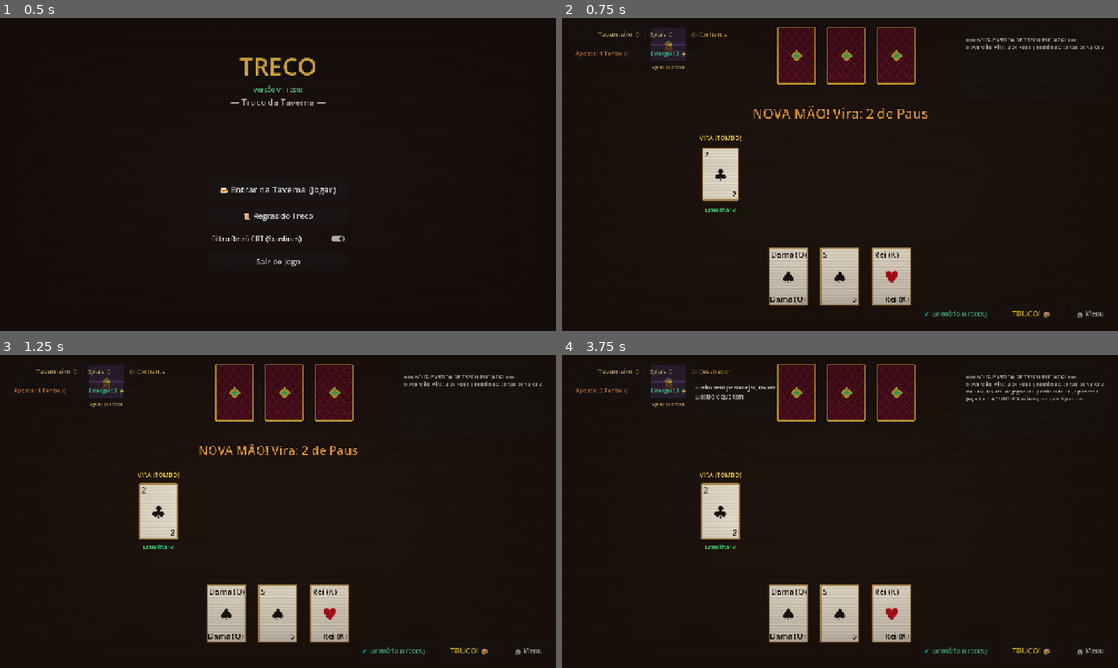
Above: before the commit, frames 1-4 (two rows, left to right).
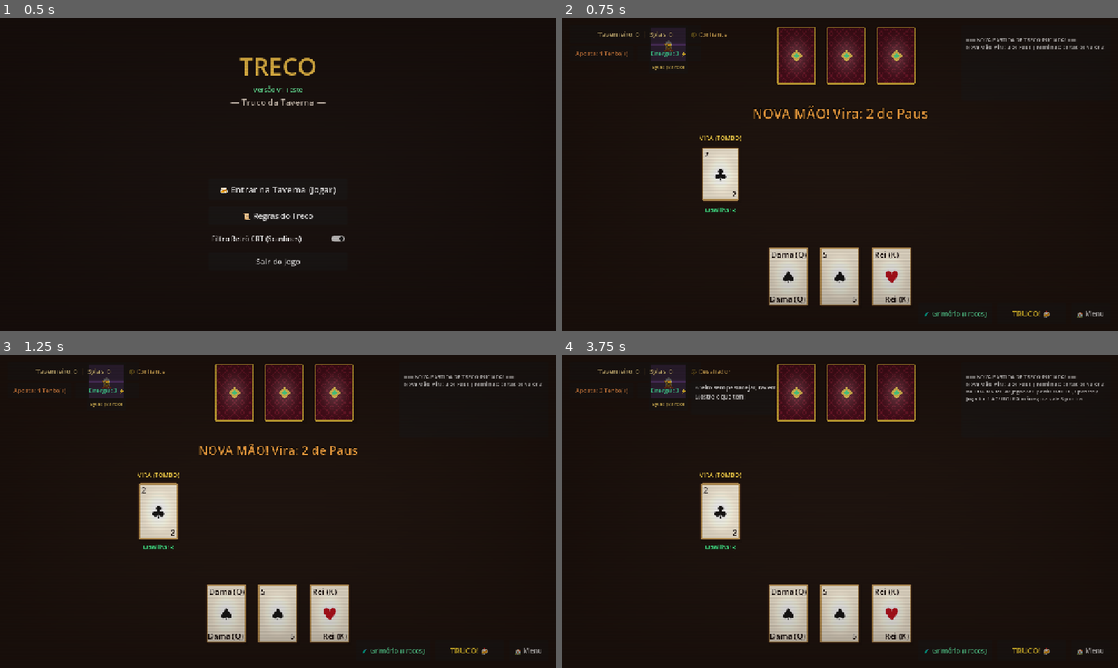
Above: after the commit, the same moments.

Repository: zakkw92/TRECO---THE---GAME
Game: Godot game, scene res://scenes/MainMenu.tscn
Two runs of this game, one before a commit and one after it. Both use one fixed random seed, a clock stepped at 60 frames per second and the inputs below.
Inputs:
- Up to frame 1 (0.5 s): no input
- Up to frame 2 (0.75 s): click "🍻 Entrar na Taverna (Jogar)" at 0.5 s
- Up to frame 3 (1.25 s): no input
- Up to frame 4 (3.75 s): click "🧪 Grimório (Trecos)" at 1.25 s; click "TRUCO! 🍻" at 2 s; click "🧪 Grimório (Trecos)" at 2.75 s; click "Fechar Grimório" at 3.5 s

Frame 1 is identical in both runs. In frame 2, 0.7% of the frame differs, in the area x 27-62%, y 9-87%; in frame 3, 0.7%; in frame 4, 0.7%.
Error before the commit: Invalid access to property or key 'treco_used_this_round' on a base object of type 'Node (MatchManager)'. (res://scripts/ui/TavernTable.gd:119)
Error after the commit: Invalid access to property or key 'treco_used_this_hand' on a base object of type 'Node (MatchManager)'. (res://scripts/ui/TavernTable.gd:119)

Commit message:
fix: fix shader fragment return and match_manager treco_used_this_hand property

Diff:
--- a/scripts/ui/TavernTable.gd
+++ b/scripts/ui/TavernTable.gd
@@ -116,7 +116,7 @@
 	for child in treco_grid.get_children():
 		child.queue_free()
 
-	var already_used = match_manager.treco_used_this_round[0]
+	var already_used = match_manager.treco_used_this_hand[0]
 	var cur_energy = match_manager.player_energy[0]
 
 	for treco in round_trecos:
--- a/shaders/card_tilt.gdshader
+++ b/shaders/card_tilt.gdshader
@@ -9,17 +9,15 @@
 uniform bool is_manilha = false;
 uniform bool is_zap = false;
 uniform float foil_intensity : hint_range(0.0, 1.0) = 0.45;
-uniform float shine_progress : hint_range(0.0, 1.0) = 0.0;
 
 // Efeito de Dissolução / Queima
 uniform float dissolve_amount : hint_range(0.0, 1.0) = 0.0;
 uniform vec4 burn_color : source_color = vec4(1.0, 0.6, 0.1, 1.0);
 
-// Deformação de Vértice para Perspectiva 3D
 void vertex() {
-	vec2 centered = VERTEX / vec2(90.0, 130.0) - vec2(0.5, 0.5);
+	vec2 centered = VERTEX / vec2(95.0, 135.0) - vec2(0.5, 0.5);
 
-	// Deslocamento de perspectiva 3D simulada
+	// Perspectiva 3D simulada
 	float depth = (centered.x * mouse_offset.x + centered.y * mouse_offset.y) * max_tilt_angle;
 	VERTEX.x += centered.x * depth * 25.0;
 	VERTEX.y += centered.y * depth * 25.0;
@@ -32,33 +30,30 @@
 void fragment() {
 	vec4 tex_color = texture(TEXTURE, UV);
 
-	// 1. Efeito de Dissolução
+	// 1. Dissolução
 	if (dissolve_amount > 0.0) {
 		float noise = fract(sin(dot(UV * 25.0, vec2(12.9898, 78.233))) * 43758.5453);
 		if (noise < dissolve_amount) {
 			discard;
 		} else if (noise < dissolve_amount + 0.08) {
-			COLOR = mix(tex_color, burn_color, 0.85);
-			return;
+			tex_color = mix(tex_color, burn_color, 0.85);
 		}
 	}
 
-	// 2. Reflexo de Luz Especular (Gleam / Glare do Balatro)
+	// 2. Reflexo Especular (Gleam do Balatro)
 	vec2 glare_uv = UV - vec2(0.5, 0.5) + mouse_offset * 0.35;
 	float glare = smoothstep(0.45, 0.0, length(glare_uv));
 	tex_color.rgb += vec3(glare * 0.18);
 
-	// 3. Efeito Foil Metálico / Holográfico
+	// 3. Efeito Foil / Holográfico
 	if (is_foil || is_manilha) {
 		float rainbow_pos = UV.x * 2.0 + UV.y * 3.0 + mouse_offset.x * 1.5 + TIME * 0.8;
 		vec3 rainbow = 0.5 + 0.5 * cos(rainbow_pos * 6.28318 + vec3(0.0, 2.0, 4.0));
 
 		if (is_zap) {
-			// Zap: Dourado / Esmeralda vivo
 			vec3 zap_glow = mix(vec3(1.0, 0.85, 0.2), vec3(0.2, 1.0, 0.5), sin(TIME * 4.0) * 0.5 + 0.5);
 			tex_color.rgb = mix(tex_color.rgb, zap_glow, foil_intensity * 0.55 + glare * 0.3);
 		} else {
-			// Manilhas: Brilho iridescente sutil
 			tex_color.rgb = mix(tex_color.rgb, tex_color.rgb * rainbow * 1.5, foil_intensity * 0.4);
 		}
 	}
Not shown, added: test_check.gd.uid
